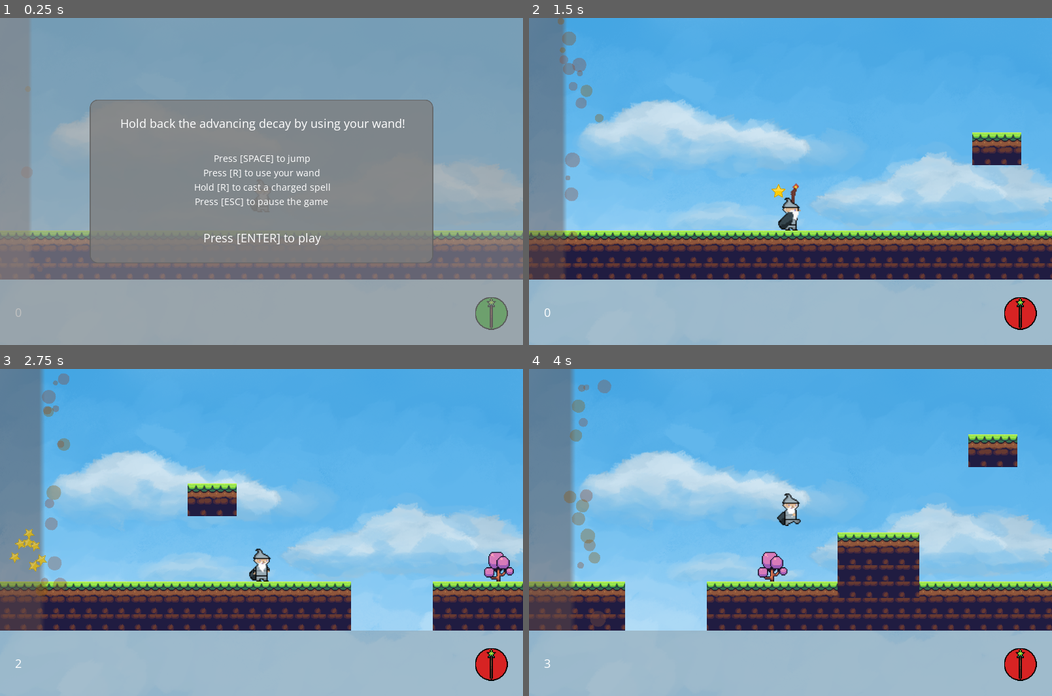
Above: before the commit, frames 1-4 (two rows, left to right).
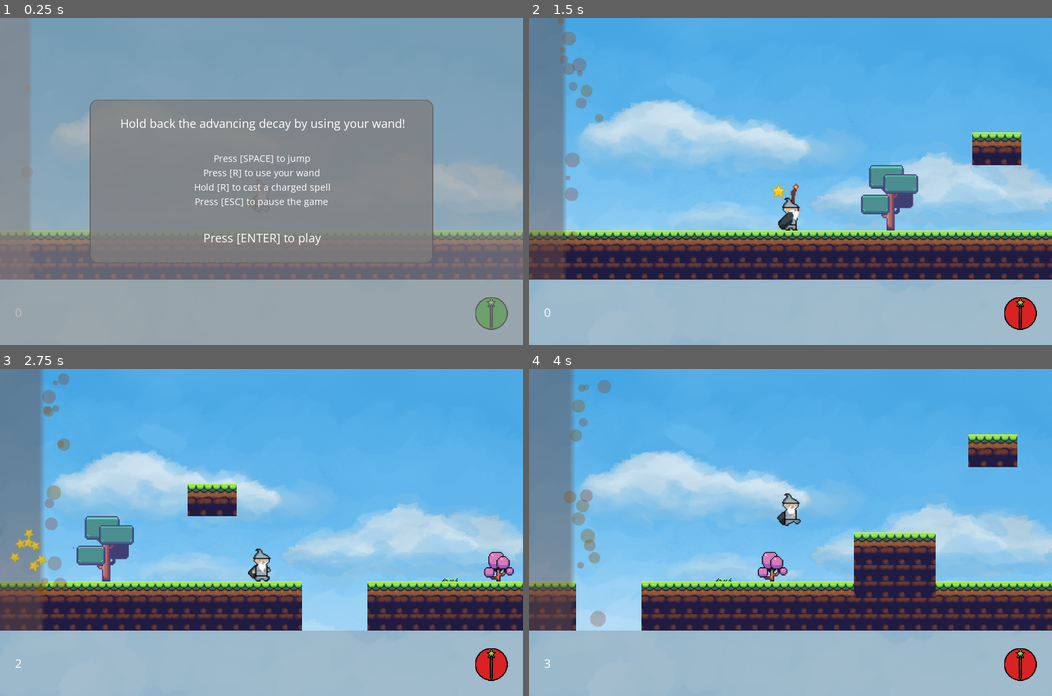
Above: after the commit, the same moments.

Repository: ivocoumans/jamegam42
Game: Godot game, scene res://screens/GameplayScreen.tscn
Same seed, same stepped clock (60 frames per second), same inputs: the game is played once before the commit and once after it.
Inputs:
- Up to frame 1 (0.25 s): no input
- Up to frame 2 (1.5 s): tap Space (jump) at 0.5, 0.77 s; hold Enter (accept) 0.53-1.28 s; tap R (shoot) at 1.35 s
- Up to frame 3 (2.75 s): tap Space (jump) at 1.52 s; hold Enter (accept) from 2.03 s (still down)
- Up to frame 4 (4 s): release Enter (accept) at 2.78 s; tap R (shoot) at 2.85 s; tap Space (jump) at 3.02, 3.77 s; hold Enter (accept) from 3.53 s (still down)

The runs differ from the first frame. In frame 2, 1.4% of the frame differs, in the area x 63-75%, y 45-65%; in frame 3, 4.7%, in the area x 14-88%, y 45-80%; in frame 4, 4.5%.

Commit message:
refactoring, release

Diff:
--- a/actors/Player.tscn
+++ b/actors/Player.tscn
@@ -40,7 +40,9 @@
 
 [sub_resource type="Animation" id=2]
 resource_name = "run"
+length = 0.6
 loop = true
+step = 0.05
 tracks/0/type = "value"
 tracks/0/path = NodePath("Sprite:region_rect")
 tracks/0/interp = 1
@@ -48,10 +50,10 @@
 tracks/0/imported = false
 tracks/0/enabled = true
 tracks/0/keys = {
-"times": PoolRealArray( 0, 0.2, 0.4, 0.6, 0.8, 1 ),
-"transitions": PoolRealArray( 1, 1, 1, 1, 1, 1 ),
+"times": PoolRealArray( 0, 0.15, 0.3, 0.45, 0.6 ),
+"transitions": PoolRealArray( 1, 1, 1, 1, 1 ),
 "update": 1,
-"values": [ Rect2( 0, 0, 32, 64 ), Rect2( 32, 0, 32, 64 ), Rect2( 64, 0, 32, 64 ), Rect2( 96, 0, 32, 64 ), Rect2( 128, 0, 32, 64 ), Rect2( 160, 0, 32, 64 ) ]
+"values": [ Rect2( 32, 0, 32, 64 ), Rect2( 64, 0, 32, 64 ), Rect2( 96, 0, 32, 64 ), Rect2( 128, 0, 32, 64 ), Rect2( 160, 0, 32, 64 ) ]
 }
 
 [sub_resource type="Animation" id=5]
--- a/objects/Bullet.gd
+++ b/objects/Bullet.gd
@@ -15,6 +15,11 @@
 var is_charged = false
 var is_spent = false
 var emitting_timer = 0
+var is_paused = false
+
+
+func pause(paused):
+	is_paused = paused
 
 
 func remove():
@@ -35,6 +40,9 @@
 
 
 func _process(delta):
+	if is_paused:
+		return
+
 	if $Explode.emitting == true:
 		emitting_timer += delta
 		if emitting_timer > 1:
--- a/objects/World.gd
+++ b/objects/World.gd
@@ -97,8 +97,8 @@
 
 	for prop in props:
 		var x = prop.rect.position.x
-		if x >= start_cell_x and x <= end_cell_x and !prop.has_decayed:
-			prop.has_decayed = true
+		if x >= start_cell_x and x <= end_cell_x and !prop.is_decayed:
+			prop.is_decayed = true
 			_render_prop_decayed(prop)
 
 
@@ -168,115 +168,11 @@
 		$Props.set_cell(start_x + tile_x, start_y + 1, tile)
 
 
-func _ready():
-	reset()
-
-
-func _reset(skip_copy = false):
-	# copy the last part of the tilemap
-	var tiles_environment = []
-	var tiles_props = []
-	var copied_features = []
-	var copied_props = []
-	if !skip_copy:
-		tiles_environment = _copy_last_screen($Environment)
-		tiles_props = _copy_last_screen($Props)
-		copied_features = _copy_last_screen_array(features)
-		copied_props = _copy_last_screen_array(props)
-
-	# clear the environment and props
-	$Environment.clear()
-	$Props.clear()
-	features.clear()
-	props.clear()
-
-	# draw the ground
-	var y = GROUND_Y_BEGIN
-	for x in 4096:
-		$Environment.set_cell(x, y, 0)
-		$Environment.set_cell(x, y + 1, 1)
-		$Environment.set_cell(x, y + 2, 1)
-
-	# render next screen
-	rendered = SCREEN_SIZE_X
-
-	if !skip_copy:
-		_paste_last_screen(tiles_environment, $Environment)
-		_paste_last_screen(tiles_props, $Props)
-		features = _paste_last_screen_array(copied_features)
-		props = _paste_last_screen_array(copied_props)
-
-
-func _copy_last_screen(tilemap):
-	var tiles = []
-	for x_offset in SCREEN_TILES_X:
-		for y_offset in SCREEN_TILES_Y:
-			var index = tilemap.get_cell(x_offset + SCREEN_TILES_X * 3, y_offset)
-			tiles.append(Vector3(x_offset, y_offset, index))
-	return tiles
-
-
-func _paste_last_screen(tiles, tilemap):
-	# paste the copied part to the first part of the tilemap
-	for tile in tiles:
-		tilemap.set_cell(tile.x, tile.y, tile.z)
-
-
-func _copy_last_screen_array(arr):
-	var copied = []
-	for item in arr:
-		if item.rect.position.x >= SCREEN_TILES_X * 3:
-			copied.append(item)
-	return copied
-
-
-func _paste_last_screen_array(arr):
-	var pasted = []
-	for item in arr:
-		item.rect.position.x -= SCREEN_TILES_X * 3
-		pasted.append(item)
-	return pasted
-
-
-func _generate_next_screen():
-	var x_min = rendered / TILE_SIZE
-	var x_max = (rendered + SCREEN_SIZE_X) / TILE_SIZE
-
-	rendered += SCREEN_SIZE_X
-
-	_generate_features(x_min, x_max, 3)
-	_generate_props(x_min, x_max, 10)
-
-
-func _generate_features(x_min, x_max, amount):
-	for i in amount:
-		_generate_feature(x_min, x_max)
-
-
-func _generate_feature(x_min, x_max):
-	var feature = null
-
-	var type = randi() % 3
-	if type == 2:
-		feature = _generate_hole(x_min, x_max)
-	elif type == 1:
-		feature = _generate_pillar(x_min, x_max)
-	else:
-		feature = _generate_platform(x_min, x_max)
-
-	if feature != null:
-		features.append(feature)
-
-
-func _generate_platform(x_min, x_max):
-	var x = floor(rand_range(x_min, x_max))
-	var y = floor(rand_range(PLATFORM_Y_BEGIN, PLATFORM_Y_END))
-	var width = floor(rand_range(1, 4))
-	var height = 2
-
-	# prevent features from overlapping or touching
-	if _find_feature_in_vicinity(x, y, width, height):
-		return null
+func _render_platform(rect):
+	var x = rect.position.x
+	var y = rect.position.y
+	var width = rect.size.x
+	var height = rect.size.y
 
 	for x_offset in width + 1:
 		for y_offset in height:
@@ -285,21 +181,23 @@
 				tile = 1
 			$Environment.set_cell(x + x_offset, y + y_offset, tile)
 
-	return Feature.new(x, y, width, height, 0)
-
-
-func _generate_pillar(x_min, x_max):
-	var x = floor(rand_range(x_min, x_max))
-	var y = GROUND_Y_BEGIN
-
-	var width = floor(rand_range(3, 5))
-	var height = floor(rand_range(2, 4))
-
-	y -= height
-
-	# prevent features from overlapping or touching
-	if _find_feature_in_vicinity(x, y, width, height):
-		return null
+
+func _render_hole(rect):
+	var x = rect.position.x
+	var y = rect.position.y
+	var width = rect.size.x
+	var height = rect.size.y
+
+	for x_offset in width + 1:
+		for y_offset in height:
+			$Environment.set_cell(x + x_offset, y + y_offset, -1)
+
+
+func _render_pillar(rect):
+	var x = rect.position.x
+	var y = rect.position.y
+	var width = rect.size.x
+	var height = rect.size.y
 
 	for x_offset in width + 1:
 		for y_offset in height:
@@ -309,7 +207,123 @@
 			$Environment.set_cell(x + x_offset, y + y_offset, tile)
 		$Environment.set_cell(x + x_offset, GROUND_Y_BEGIN, 1)
 
-	return Feature.new(x, y, width, height, 1)
+
+func _ready():
+	reset()
+
+
+func _reset(skip_copy = false):
+	var copied_features = []
+	var copied_props = []
+
+	if !skip_copy:
+	# copy the last screen
+		copied_features = _copy_last_screen(features)
+		copied_props = _copy_last_screen(props)
+
+	# clear the environment and props
+	$Environment.clear()
+	$Props.clear()
+	features.clear()
+	props.clear()
+
+	# draw the ground
+	var y = GROUND_Y_BEGIN
+	for x in 4096:
+		$Environment.set_cell(x, y, 0)
+		$Environment.set_cell(x, y + 1, 1)
+		$Environment.set_cell(x, y + 2, 1)
+
+	# render next screen
+	rendered = SCREEN_SIZE_X
+
+	if !skip_copy:
+		# paste the last screen
+		features = _paste_last_screen(copied_features)
+		props = _paste_last_screen(copied_props)
+
+		for feature in features:
+			var rect = feature.rect
+			if feature.type == 0:
+				_render_platform(rect)
+			if feature.type == 1:
+				_render_hole(rect)
+			if feature.type == 2:
+				_render_pillar(rect)
+
+		for prop in props:
+			var rect = prop.rect
+			var subtype = prop.subtype
+			var is_decayed = prop.is_decayed
+			if prop.type == 0:
+				_render_small_tree(rect, is_decayed)
+			if prop.type == 1:
+				_render_bush(rect, subtype, is_decayed)
+			if prop.type == 2:
+				_render_grass(rect, subtype, is_decayed)
+			if prop.type == 3:
+				_render_tree(rect, subtype, is_decayed)
+
+
+func _copy_last_screen(arr):
+	var copied = []
+	for item in arr:
+		if item.rect.position.x >= SCREEN_TILES_X * 3:
+			copied.append(item)
+	return copied
+
+
+func _paste_last_screen(arr):
+	var pasted = []
+	for item in arr:
+		item.rect.position.x -= SCREEN_TILES_X * 3
+		pasted.append(item)
+	return pasted
+
+
+func _generate_next_screen():
+	var x_min = rendered / TILE_SIZE
+	var x_max = (rendered + SCREEN_SIZE_X) / TILE_SIZE
+
+	rendered += SCREEN_SIZE_X
+
+	_generate_features(x_min, x_max, 3)
+	_generate_props(x_min, x_max, 10)
+
+
+func _generate_features(x_min, x_max, amount):
+	for i in amount:
+		_generate_feature(x_min, x_max)
+
+
+func _generate_feature(x_min, x_max):
+	var feature = null
+
+	var type = randi() % 3
+	if type == 0:
+		feature = _generate_platform(x_min, x_max)
+	elif type == 1:
+		feature = _generate_hole(x_min, x_max)
+	elif type == 2:
+		feature = _generate_pillar(x_min, x_max)
+
+	if feature != null:
+		features.append(feature)
+
+
+func _generate_platform(x_min, x_max):
+	var x = floor(rand_range(x_min, x_max))
+	var y = floor(rand_range(PLATFORM_Y_BEGIN, PLATFORM_Y_END))
+	var width = floor(rand_range(1, 4))
+	var height = 2
+
+	# prevent features from overlapping or touching
+	if _find_feature_in_vicinity(x, y, width, height):
+		return null
+
+	_render_platform(Rect2(x, y, width, height))
+
+	return Feature.new(x, y, width, height, 0)
 
 
 func _generate_hole(x_min, x_max):
@@ -322,21 +336,34 @@
 	if _find_feature_in_vicinity(x, y, width, height):
 		return null
 
-	for x_offset in width + 1:
-		for y_offset in height:
-			$Environment.set_cell(x + x_offset, y + y_offset, -1)
+	_render_hole(Rect2(x, y, width, height))
+
+	return Feature.new(x, y, width, height, 1)
+
+
+func _generate_pillar(x_min, x_max):
+	var x = floor(rand_range(x_min, x_max))
+	var y = GROUND_Y_BEGIN
+
+	var width = floor(rand_range(3, 5))
+	var height = floor(rand_range(2, 4))
+
+	y -= height
+
+	# prevent features from overlapping or touching
+	if _find_feature_in_vicinity(x, y, width, height):
+		return null
+
+	_render_pillar(Rect2(x, y, width, height))
 
 	return Feature.new(x, y, width, height, 2)
 
 
-func _find_feature_in_vicinity(cell_x, _cell_y, cells_width, _cells_height):
-	var range_x = range(cell_x - FEATURE_MARGIN, cell_x + cells_width + FEATURE_MARGIN)
-	var range_y = range(PLATFORM_Y_BEGIN, GROUND_Y_END)
-	for x in range_x:
-		for y in range_y:
-			var cell_index = $Environment.get_cell(x, y)
-			if (y < GROUND_Y_BEGIN and cell_index >= 0) or (y >= GROUND_Y_BEGIN and y <= GROUND_Y_END and cell_index == -1):
-				return true
+func _find_feature_in_vicinity(x, _y, width, _height):
+	var rect = Rect2(x - FEATURE_MARGIN, PLATFORM_Y_BEGIN, width + FEATURE_MARGIN, GROUND_Y_END)
+	for feature in features:
+		if rect.intersects(feature.rect):
+			return true
 	return false
 
 
@@ -349,17 +376,91 @@
 	var prop = null
 
 	var type = randi() % 10
-	if type >= 6:
-		prop = _generate_tree(x_min, x_max)
-	if type <= 3:
-		prop = _generate_grass(x_min, x_max)
+	if type == 5:
+		prop = _generate_small_tree(x_min, x_max)
 	elif type == 4:
 		prop = _generate_bush(x_min, x_max)
-	elif type == 5:
-		prop = _generate_small_tree(x_min, x_max)
+	elif type <= 3:
+		prop = _generate_grass(x_min, x_max)
+	elif type >= 6:
+		prop = _generate_tree(x_min, x_max)
 
 	if prop != null:
 		props.append(prop)
+
+
+func _generate_small_tree(x_min, x_max):
+	var x = floor(rand_range(x_min, x_max))
+	var y = GROUND_Y_BEGIN
+
+	# check proper ground
+	var is_allowed = true
+	for tile_x in SMALL_TREE_WIDTH:
+		if $Environment.get_cell(x + tile_x, y) != 0:
+			is_allowed = false
+			break
+	if !is_allowed:
+		return null
+
+	# prevent props from overlapping or touching
+	if _find_prop_in_vicinity(x, y, SMALL_TREE_WIDTH, SMALL_TREE_HEIGHT) != null or _find_feature_in_vicinity(x, y, SMALL_TREE_WIDTH, SMALL_TREE_HEIGHT):
+		return null
+
+	var start_x = x
+	var start_y = y - SMALL_TREE_HEIGHT
+	_render_small_tree(Rect2(start_x, start_y, SMALL_TREE_WIDTH, SMALL_TREE_HEIGHT))
+
+	return Prop.new(start_x, start_y, SMALL_TREE_WIDTH, SMALL_TREE_HEIGHT, 0, 0)
+
+
+func _generate_bush(x_min, x_max):
+	var x = floor(rand_range(x_min, x_max))
+	var y = GROUND_Y_BEGIN
+
+	# check proper ground
+	var is_allowed = true
+	for tile_x in BUSH_WIDTH:
+		if $Environment.get_cell(x + tile_x, y) != 0:
+			is_allowed = false
+			break
+	if !is_allowed:
+		return null
+
+	# prevent props from overlapping or touching
+	if _find_prop_in_vicinity(x, y, BUSH_WIDTH, BUSH_HEIGHT) != null or _find_feature_in_vicinity(x, y, BUSH_WIDTH, BUSH_HEIGHT):
+		return null
+
+	var subtype = randi() % 2
+	var start_x = x
+	var start_y = y - BUSH_HEIGHT
+	_render_bush(Rect2(start_x, start_y, BUSH_WIDTH, BUSH_HEIGHT), subtype)
+
+	return Prop.new(start_x, start_y, BUSH_WIDTH, BUSH_HEIGHT, 1, subtype)
+
+
+func _generate_grass(x_min, x_max):
+	var x = floor(rand_range(x_min, x_max))
+	var y = GROUND_Y_BEGIN
+
+	# check proper ground
+	var is_allowed = true
+	for tile_x in GRASS_WIDTH:
+		if $Environment.get_cell(x + tile_x, y) != 0:
+			is_allowed = false
+			break
+	if !is_allowed:
+		return null
+
+	# prevent props from overlapping or touching
+	if _find_prop_in_vicinity(x, y, GRASS_WIDTH, GRASS_HEIGHT) != null or _find_feature_in_vicinity(x, y, GRASS_WIDTH, GRASS_HEIGHT):
+		return null
+
+	var subtype = randi() % 3
+	var start_x = x
+	var start_y = y - GRASS_HEIGHT
+	_render_grass(Rect2(start_x, start_y, GRASS_WIDTH, GRASS_HEIGHT), subtype)
+
+	return Prop.new(start_x, start_y, GRASS_WIDTH, GRASS_HEIGHT, 2, subtype)
 
 
 func _generate_tree(x_min, x_max):
@@ -387,86 +488,9 @@
 	return Prop.new(start_x, start_y, TREE_WIDTH, TREE_HEIGHT, 3, subtype)
 
 
-func _generate_grass(x_min, x_max):
-	var x = floor(rand_range(x_min, x_max))
-	var y = GROUND_Y_BEGIN
-
-	# check proper ground
-	var is_allowed = true
-	for tile_x in GRASS_WIDTH:
-		if $Environment.get_cell(x + tile_x, y) != 0:
-			is_allowed = false
-			break
-	if !is_allowed:
-		return null
-
-	# prevent props from overlapping or touching
-	if _find_prop_in_vicinity(x, y, GRASS_WIDTH, GRASS_HEIGHT) != null or _find_feature_in_vicinity(x, y, GRASS_WIDTH, GRASS_HEIGHT):
-		return null
-
-	var subtype = randi() % 3
-	var start_x = x
-	var start_y = y - GRASS_HEIGHT
-	_render_grass(Rect2(start_x, start_y, GRASS_WIDTH, GRASS_HEIGHT), subtype)
-
-	return Prop.new(start_x, start_y, GRASS_WIDTH, GRASS_HEIGHT, 2, subtype)
-
-
-func _generate_bush(x_min, x_max):
-	var x = floor(rand_range(x_min, x_max))
-	var y = GROUND_Y_BEGIN
-
-	# check proper ground
-	var is_allowed = true
-	for tile_x in BUSH_WIDTH:
-		if $Environment.get_cell(x + tile_x, y) != 0:
-			is_allowed = false
-			break
-	if !is_allowed:
-		return null
-
-	# prevent props from overlapping or touching
-	if _find_prop_in_vicinity(x, y, BUSH_WIDTH, BUSH_HEIGHT) != null or _find_feature_in_vicinity(x, y, BUSH_WIDTH, BUSH_HEIGHT):
-		return null
-
-	var subtype = randi() % 2
-	var start_x = x
-	var start_y = y - BUSH_HEIGHT
-	_render_bush(Rect2(start_x, start_y, BUSH_WIDTH, BUSH_HEIGHT), subtype)
-
-	return Prop.new(start_x, start_y, BUSH_WIDTH, BUSH_HEIGHT, 1, subtype)
-
-
-func _generate_small_tree(x_min, x_max):
-	var x = floor(rand_range(x_min, x_max))
-	var y = GROUND_Y_BEGIN
-
-	# check proper ground
-	var is_allowed = true
-	for tile_x in SMALL_TREE_WIDTH:
-		if $Environment.get_cell(x + tile_x, y) != 0:
-			is_allowed = false
-			break
-	if !is_allowed:
-		return null
-
-	# prevent props from overlapping or touching
-	if _find_prop_in_vicinity(x, y, SMALL_TREE_WIDTH, SMALL_TREE_HEIGHT) != null or _find_feature_in_vicinity(x, y, SMALL_TREE_WIDTH, SMALL_TREE_HEIGHT):
-		return null
-
-	var start_x = x
-	var start_y = y - SMALL_TREE_HEIGHT
-	_render_small_tree(Rect2(start_x, start_y, SMALL_TREE_WIDTH, SMALL_TREE_HEIGHT))
-
-	return Prop.new(start_x, start_y, SMALL_TREE_WIDTH, SMALL_TREE_HEIGHT, 0, 0)
-
-
-func _find_prop_in_vicinity(cell_x, cell_y, cells_width, cells_height):
-	var range_x = range(cell_x - PROP_MARGIN, cell_x + cells_width + PROP_MARGIN)
-	var range_y = range(cell_y - PROP_MARGIN, cell_y + cells_height + PROP_MARGIN)
-	for x in range_x:
-		for y in range_y:
-			var cell_index = $Props.get_cell(x, y)
-			if cell_index >= 0:
-				return Vector2(x, y)
+func _find_prop_in_vicinity(x, y, width, height):
+	var rect = Rect2(x - PROP_MARGIN, y - PROP_MARGIN, width + PROP_MARGIN, height + PROP_MARGIN)
+	for prop in props:
+		if rect.intersects(prop.rect):
+			return Vector2(x, y)
 	return null
--- a/objects/prop.gd
+++ b/objects/prop.gd
@@ -5,7 +5,7 @@
 # 3 = Tree, 2 = Grass, 1 = Bush, 0 = Small Tree
 var type = 0
 var subtype = 0
-var has_decayed = false
+var is_decayed = false
 
 
 func _init(x, y, width, height, init_type, init_subtype):
--- a/screens/GameplayScreen.gd
+++ b/screens/GameplayScreen.gd
@@ -70,6 +70,8 @@
 	is_paused = paused
 	$Decay.pause(paused)
 	$Player.pause(paused)
+	if $Bullet != null:
+		$Bullet.pause(paused)
 
 
 func _on_Player_shoot():
Not shown, added: export/DecayRunner.zip
Not shown, changed: export/Karzka-JameGam42.rar
Not shown, changed: export/Karzka-JameGam42.zip
Not shown, changed: export/index.html
Not shown, changed: export/index.pck
